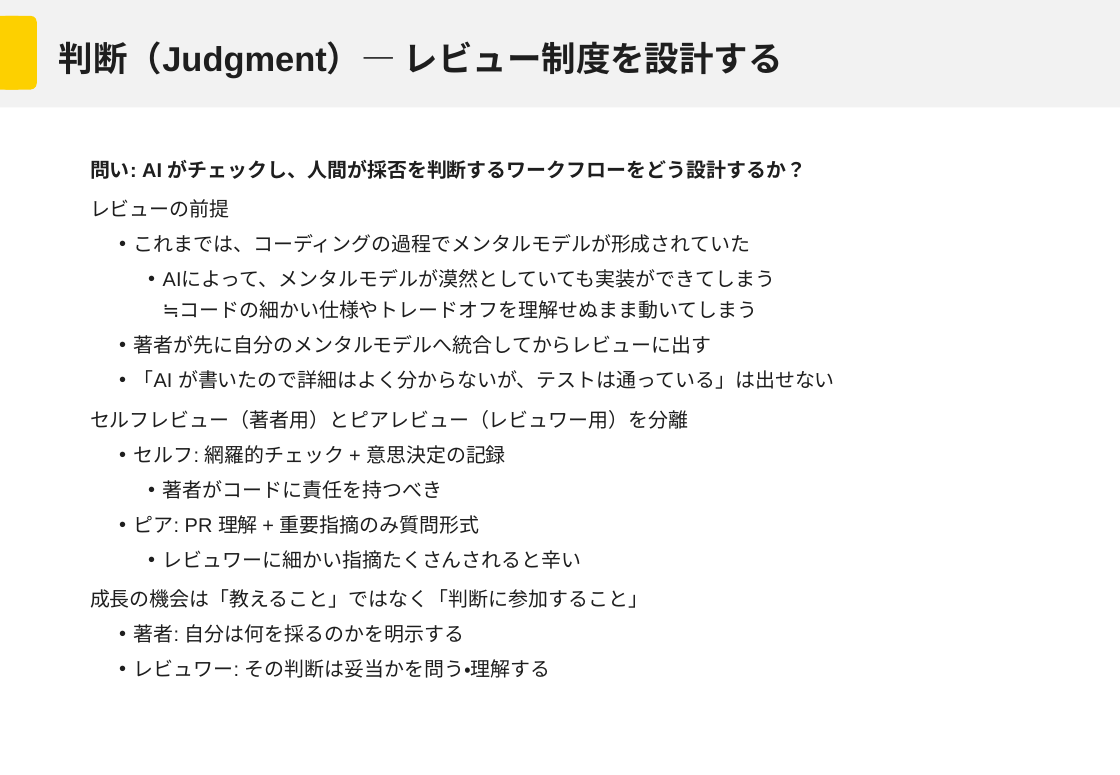
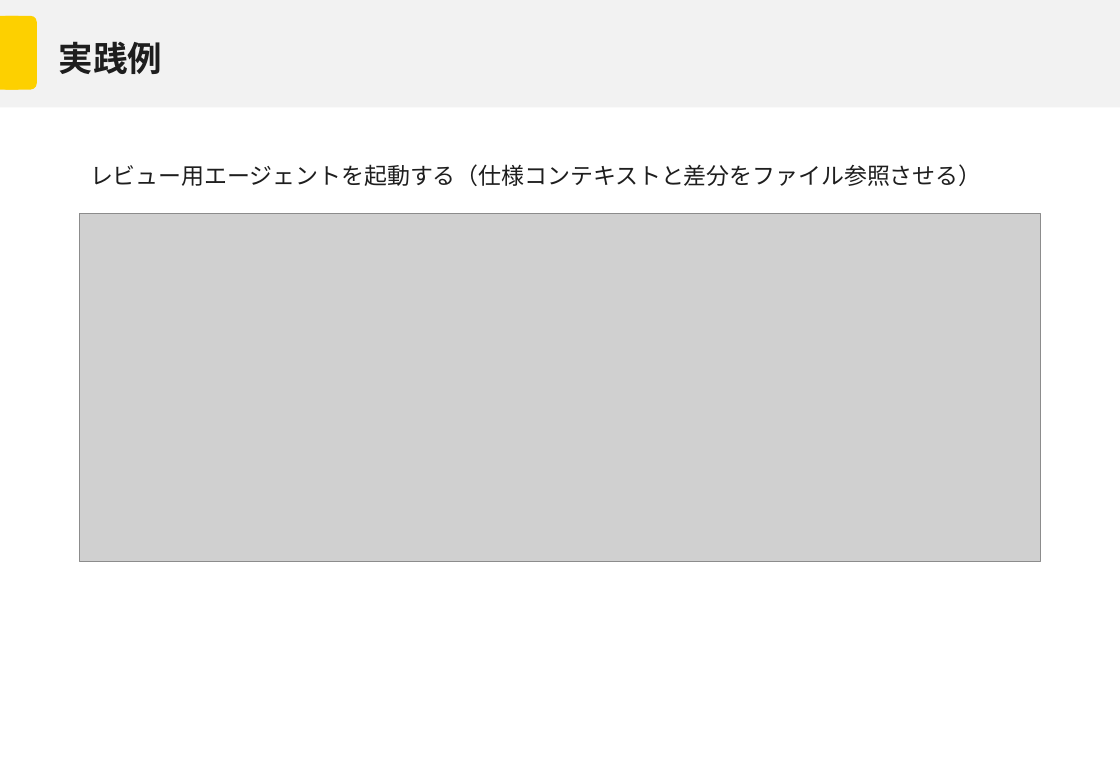
Before and after one commit to Mori-Taiki/Presentation, a slide deck: slide 16 of TechMeeting202604/techmeeting20260406.pptx. Drawn at 1120x775 pixels with LibreOffice and Linux fonts; fonts in the diff are those of the drawing; grey boxes stand for pictures; background and template pictures are left out. Boxes give left, top, right and bottom in pixels: in the first picture for what was removed or moved away, otherwise in the second. Text is boxed around its words. In the diff, an @@ line names an element or a change of style, - is before the commit and + after.

```diff
--- a/TechMeeting202604/techmeeting20260406.pptx
+++ b/TechMeeting202604/techmeeting20260406.pptx
@@ title at [59, 41, 162, 74]: text changed @@
-判断（Judgment）— レビュー制度を設計する
+実践例
@@ text at [90, 164, 982, 186]: text changed; size 13.9 to 16 pt @@
-問い: AI がチェックし、人間が採否を判断するワークフローをどう設計するか？
-レビューの前提
-  • これまでは、コーディングの過程でメンタルモデルが形成されていた
-    • AIによって、メンタルモデルが漠然としていても実装ができてしまう
-      ≒コードの細かい仕様やトレードオフを理解せぬまま動いてしまう
-  • 著者が先に自分のメンタルモデルへ統合してからレビューに出す
-  • 「AI が書いたので詳細はよく分からないが、テストは通っている」は出せない
-セルフレビュー（著者用）とピアレビュー（レビュワー用）を分離
-  • セルフ: 網羅的チェック + 意思決定の記録
-    • 著者がコードに責任を持つべき
-  • ピア: PR 理解 + 重要指摘のみ質問形式
-    • レビュワーに細かい指摘たくさんされると辛い
-成長の機会は「教えること」ではなく「判断に参加すること」
-  • 著者: 自分は何を採るのかを明示する
-  • レビュワー: その判断は妥当かを問う・理解する
+レビュー用エージェントを起動する（仕様コンテキストと差分をファイル参照させる）
@@ picture added at [80, 213, 1040, 562] @@
```
Also in this commit, not shown: 3 other slides changed, 9 slides added, 7 slides removed, 2 other files.
